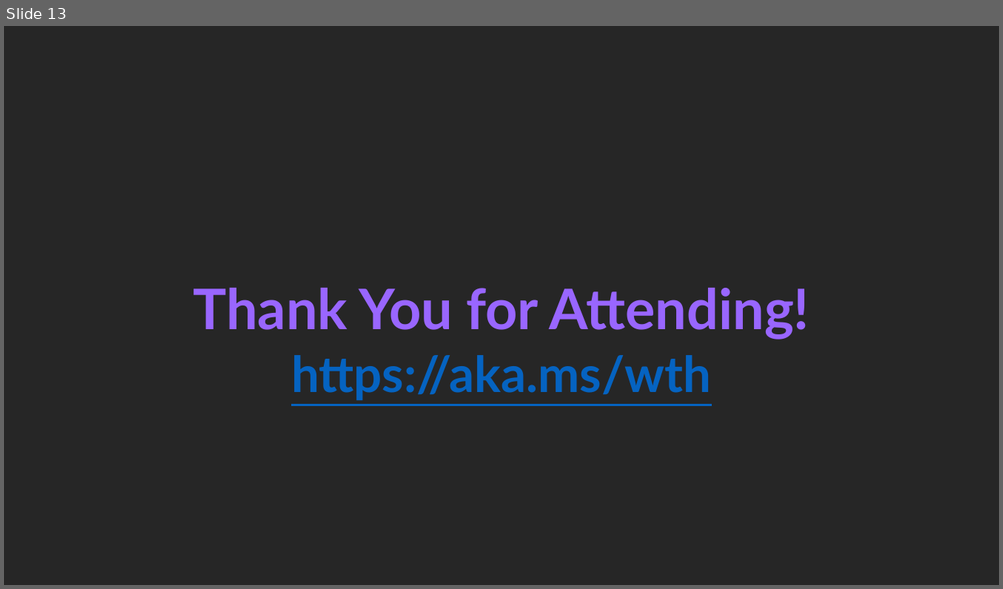
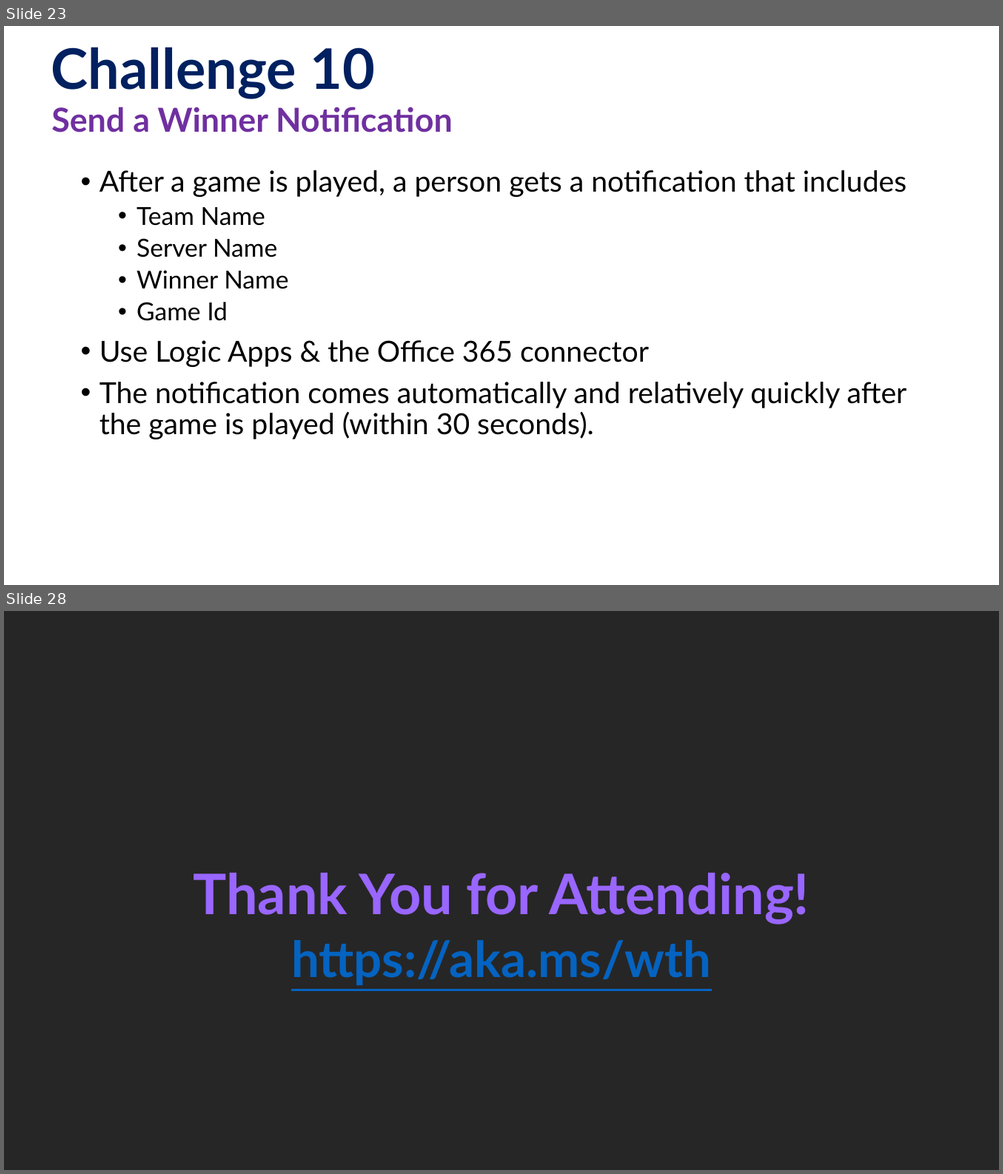
Before and after one commit to microsoft/WhatTheHack, a slide deck: xxx-RockPaperScissorsBoom/Coach/Lectures.pptx. Shown one above the other, each under a label of ours: slide 13 before the commit, slides 23 and 28 after it; the slides between them are not shown. The pictures are 1003x589 and 1003x1174 pixels, drawn with LibreOffice and Linux fonts; fonts in the diff are those of the drawing; background and template pictures are left out. Boxes give left, top, right and bottom in pixels: in the first picture for what was removed or moved away, otherwise in the second. Text is boxed around its words. In the diff, an @@ line names an element or a change of style, - is before the commit and + after.

```diff
--- a/xxx-RockPaperScissorsBoom/Coach/Lectures.pptx
+++ b/xxx-RockPaperScissorsBoom/Coach/Lectures.pptx
@@ slide 23 added at (4,26,999,585), background #FFFFFF @@
@@ title added at (51,47,375,99), 54 pt, text #002060, bold @@
+Challenge 10
@@ text added at (51,107,452,133), 32 pt, text #7030A0, bold @@
+Send a Winner Notification
@@ text added at (99,170,907,440), 28 pt, text #000000 @@
+• After a game is played, a person gets a notification that includes
+  • Team Name
+  • Server Name
+  • Winner Name
+  • Game Id
+• Use Logic Apps & the Office 365 connector
+• The notification comes automatically and relatively quickly after the game is played (within 30 seconds).
@@ what was slide 13 is now slide 28 @@
```
Also in this commit, not shown: 5 slides changed, 20 other slides added, 6 slides removed, 13 other files.
